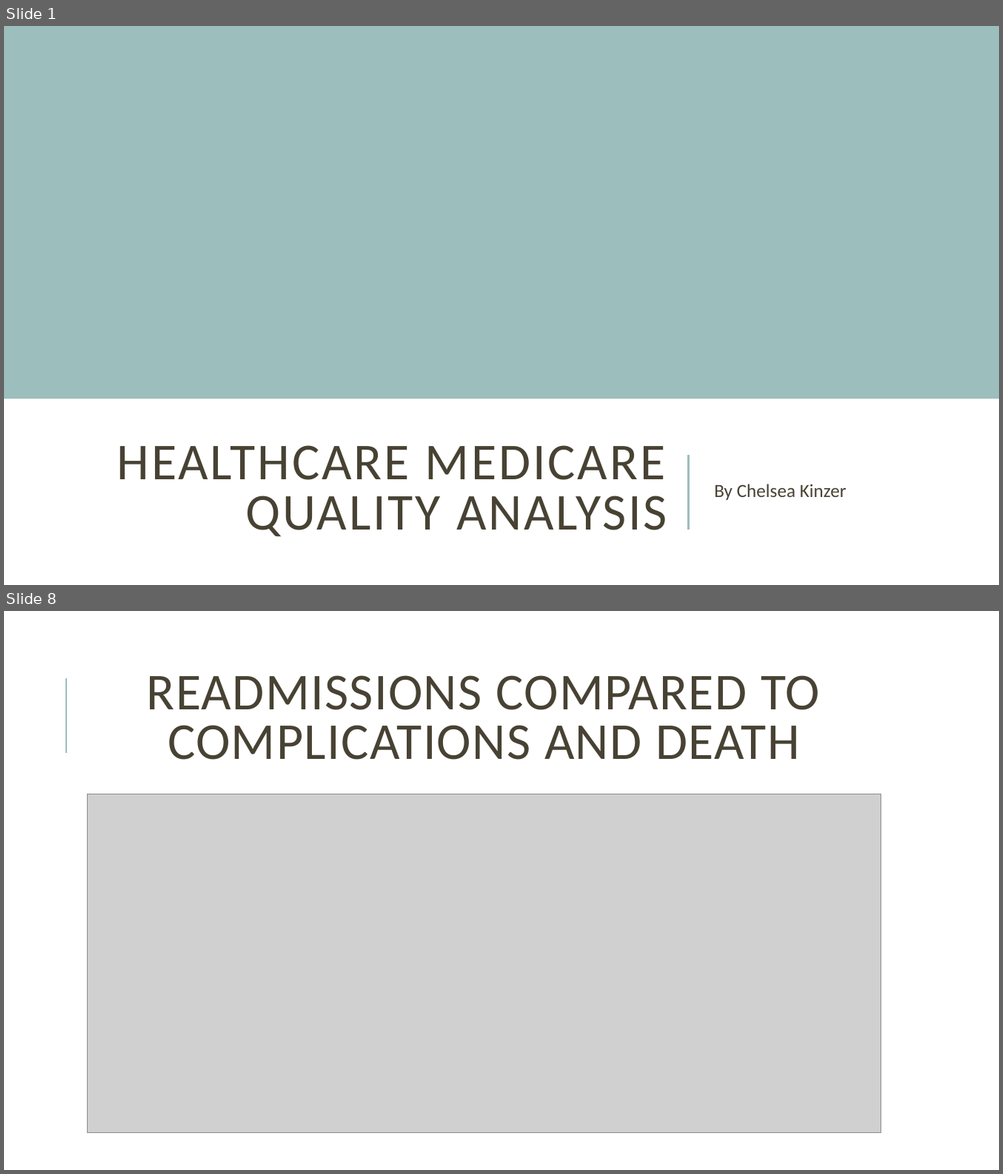
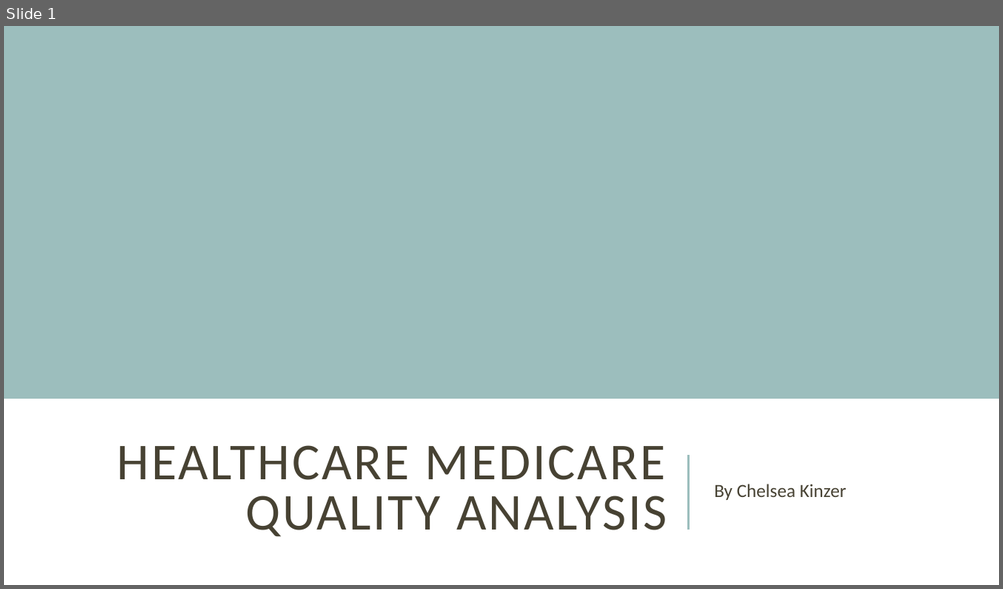
Before and after one commit to ckinzer05/healthcare-Readmission-nss-capstone-2019, a slide deck: Healthcare Medicare Quality Analysis.pptx. Shown one above the other, each under a label of ours: slides 1 and 8 before the commit, slide 1 after it; the slides between them are not shown. The pictures are 1003x1174 and 1003x589 pixels, drawn with LibreOffice and Linux fonts; fonts in the diff are those of the drawing; grey boxes stand for pictures. Boxes give left, top, right and bottom in pixels: in the first picture for what was removed or moved away, otherwise in the second. Text is boxed around its words. In the diff, an @@ line names an element or a change of style, - is before the commit and + after.

```diff
--- a/Healthcare Medicare Quality Analysis.pptx
+++ b/Healthcare Medicare Quality Analysis.pptx
@@ slide 8 removed at [4, 611, 999, 1170], background #FFFFFF @@
@@ title removed at [147, 675, 819, 760] @@
-READMISSIONS COMPARED TO COMPLICATIONS AND DEATH
@@ line removed from (66, 753) to (66, 678) @@
@@ picture removed at [88, 795, 881, 1133] @@
```
Also in this commit, not shown: 5 slides changed, 1 slide added, 4 other slides removed, 2 other files.
